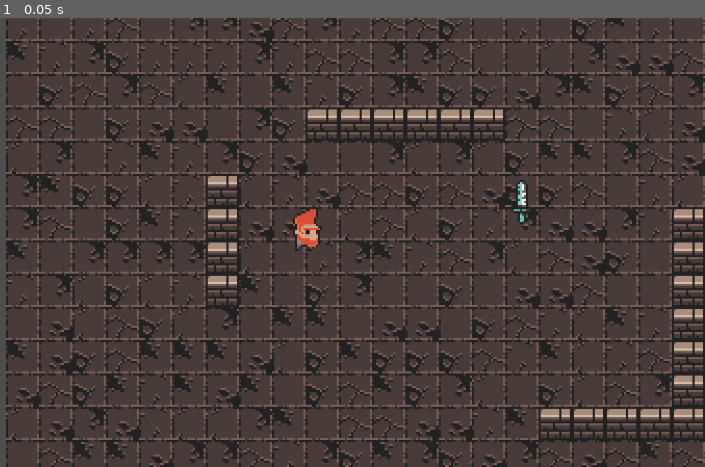
Above: before the commit, frame 1.
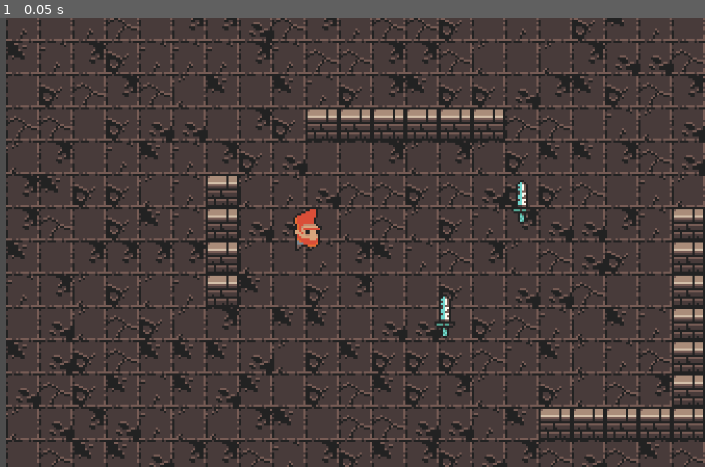
Above: after the commit, the same moment.

Repository: 2BytesGoat/godot-ai
Game: Godot game, scene res://world.tscn
Same seed, same stepped clock (60 frames per second), same inputs: the game is played once before the commit and once after it.
Inputs:
- Up to frame 1 (0.05 s): no input

The runs differ from the first frame. In frame 1, 0.1% of the frame differs, in the area x 61-65%, y 61-72%.

Commit message:
add logic to drop item

Diff:
--- /dev/null
+++ b/src/components/command_drop.gd
@@ -0,0 +1,10 @@
+class_name CommandDrop
+extends Command
+
+
+class Params:
+	func _init() -> void:
+		pass
+
+func execute(unit: Unit, _data: Object = null) -> void:
+	unit.drop_carried_object()
--- a/src/components/controller_unit.gd
+++ b/src/components/controller_unit.gd
@@ -6,6 +6,7 @@
 var command_move := CommandMove.new()
 var command_attack := CommandAttack.new()
 var command_pickup := CommandPickup.new()
+var command_drop := CommandDrop.new()
 
 
 func _init(new_unit: Unit) -> void:
--- a/src/items/weapon.gd
+++ b/src/items/weapon.gd
@@ -24,6 +24,10 @@
 	position = Vector2.ZERO
 
 
+func drop():
+	collision.disabled = false
+
+
 func _on_hurtbox_mouse_entered() -> void:
 	if collision.disabled:
 		return
--- a/src/player/controller_human.gd
+++ b/src/player/controller_human.gd
@@ -31,6 +31,8 @@
 
 		var object = _get_object_under_mouse(mouse_position)
 		if object != null:
+			if unit.carried_item != null:
+				commands_buffer.append(CommandWrapper.new(command_drop, CommandDrop.Params.new()))
 			commands_buffer.append(CommandWrapper.new(command_pickup, CommandPickup.Params.new(object)))
 
 	if event.is_action_pressed("ui_accept"):
--- a/src/unit/state_attack.gd
+++ b/src/unit/state_attack.gd
@@ -3,9 +3,14 @@
 
 
 func enter(_msg := {}) -> void:
+	owner.carried_item.start_attack()
 	owner.play_animation(self.name)
 	owner.send_state_update()
 
 
 func on_attack_ended() -> void:
 	state_machine.transition_to("Idle")
+
+
+func exit() -> void:
+	owner.carried_item.stop_attack()
--- a/src/unit/unit.gd
+++ b/src/unit/unit.gd
@@ -64,6 +64,16 @@
 	object.pickup()
 	object.get_parent().remove_child(object)
 	weapon_point.add_child(object)
+	action_done.emit()
+
+
+func drop_carried_object() -> void:
+	weapon_point.remove_child(carried_item)
+	carried_item.drop()
+	get_parent().add_child(carried_item)
+	carried_item.global_position = global_position
+	carried_item = null
+	action_done.emit()
 
 
 func play_animation(animation_name: String) -> void:
--- a/src/unit/unit.tscn
+++ b/src/unit/unit.tscn
@@ -89,7 +89,7 @@
 "times": PackedFloat32Array(0, 0.1, 0.2, 0.4),
 "transitions": PackedFloat32Array(1, 1, 1, 1),
 "update": 0,
-"values": [Vector2(6, -3), Vector2(6, -6), Vector2(6, -4), Vector2(6, -3)]
+"values": [Vector2(6, 0), Vector2(6, -4), Vector2(6, -2), Vector2(6, 0)]
 }
 
 [sub_resource type="Animation" id="Animation_nh3ln"]
@@ -116,7 +116,7 @@
 "times": PackedFloat32Array(0),
 "transitions": PackedFloat32Array(1),
 "update": 0,
-"values": [Vector2(6, -3)]
+"values": [Vector2(6, 0)]
 }
 
 [sub_resource type="AnimationLibrary" id="AnimationLibrary_fawgm"]
@@ -141,7 +141,7 @@
 
 [node name="Marker2D" type="Marker2D" parent="SpritesContainer"]
 show_behind_parent = true
-position = Vector2(6, -3)
+position = Vector2(6, 0)
 
 [node name="RemoteTransform2D" type="RemoteTransform2D" parent="."]
 
--- a/world.tscn
+++ b/world.tscn
@@ -733,6 +733,9 @@
 [node name="Weapon" parent="TerrainContainer/ScenesLayer" instance=ExtResource("7_ioo17")]
 position = Vector2(248, 151)
 
+[node name="Weapon2" parent="TerrainContainer/ScenesLayer" instance=ExtResource("7_ioo17")]
+position = Vector2(211, 206)
+
 [node name="Debugger" type="Node2D" parent="."]
 script = ExtResource("6_dwbse")
 
@@ -748,3 +751,4 @@
 [connection signal="is_mouse_selected" from="TerrainContainer/ScenesLayer/Unit" to="CursorHandler" method="_on_player_is_mouse_selected"]
 [connection signal="update_debug_path" from="TerrainContainer/ScenesLayer/Unit" to="Debugger" method="_on_player_update_debug_path"]
 [connection signal="is_mouse_hovered" from="TerrainContainer/ScenesLayer/Weapon" to="CursorHandler" method="_on_object_is_mouse_hovered"]
+[connection signal="is_mouse_hovered" from="TerrainContainer/ScenesLayer/Weapon2" to="CursorHandler" method="_on_object_is_mouse_hovered"]
Not shown, added: src/components/command_drop.gd.uid
